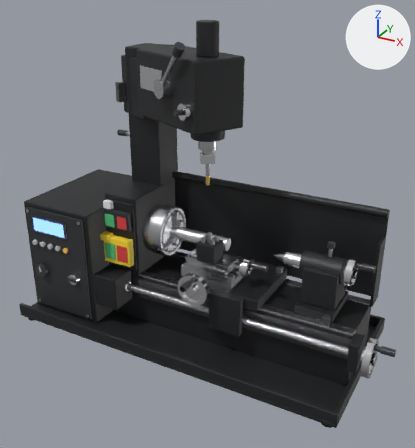
Before and after pictures for a commit that changed the glTF model 车钻铣三合一机床/blender/out/ct125e.glb.
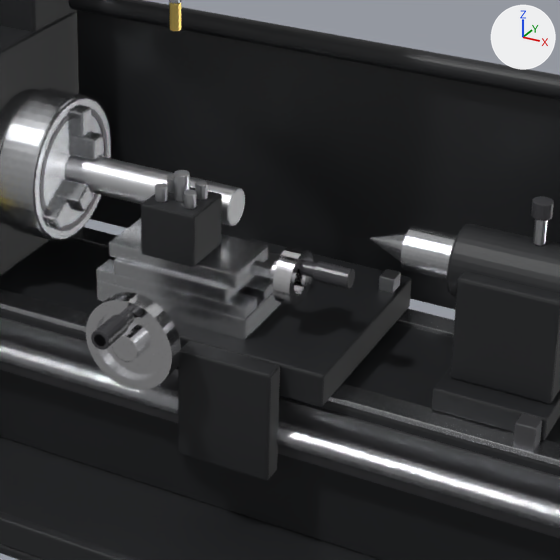
There are two pictures of each version: one whole from a 50 mm lens placed at (0.465, -0.708, 0.543), pointed at (0.088, -0.022, 0.2), one close up on the part from 36% to 81% of the width and 39% to 81% of the height. The axes (+X, +Y, +Z) are drawn at upper right. The lights are the same throughout. The first two pictures are the older version. Where no turn or scale is listed for an object, it has been applied to the vertices.

The scene before the commit, as lines of its bpy script (objects in view):
```python
me_apron = bpy.data.meshes.new('Apron')
me_apron.from_pydata(...)  # 56 vertices, 108 faces; spans x -0.025..0.025, y -0.006..0.006, z -0.03..0.03
me_apron.materials.append(mat_m_castblack)  # black #1f2123
me_saddle = bpy.data.meshes.new('Saddle')
me_saddle.from_pydata(...)  # 56 vertices, 108 faces; spans x -0.0475..0.0475, y -0.057..0.057, z -0.009..0.009
me_saddle.materials.append(mat_m_castblack)  # black #1f2123
me_saddle_lock = bpy.data.meshes.new('Saddle_Lock')
me_saddle_lock.from_pydata(...)  # 56 vertices, 108 faces; spans x -0.004..0.004, y -0.005..0.005, z -0.004..0.004
me_saddle_lock.materials.append(mat_m_screwsteel)  # light grey #c4c5c8
me_topslide_base = bpy.data.meshes.new('TopSlide_Base')
me_topslide_base.from_pydata(...)  # 56 vertices, 108 faces; spans x -0.032..0.032, y -0.02..0.02, z -0.004..0.004
me_topslide_base.materials.append(mat_m_groundsteel)  # light grey #cbcdd0
ob_apron = bpy.data.objects.new('Apron', me_apron)
ob_apron.location = (0.143, -0.068, 0.088)
ob_saddle = bpy.data.objects.new('Saddle', me_saddle)
ob_saddle.location = (0.1425, -0.005, 0.109)
ob_saddle_lock = bpy.data.objects.new('Saddle_Lock', me_saddle_lock)
ob_saddle_lock.location = (0.184, 0.035, 0.122)
ob_topslide_base = bpy.data.objects.new('TopSlide_Base', me_topslide_base)
ob_topslide_base.location = (0.1, -0.03, 0.14)
# also in view: 'Guard_Back' at (0.155, 0.062, 0.168); 'Bed_WayF' at (0.151, -0.043, 0.098); 'Tail_Quill' at (0.222, 0.0, 0.163); 'Tail_Body' at (0.265, 0.0, 0.139); 'Guard_Roll' at (0.155, 0.058, 0.236)
```
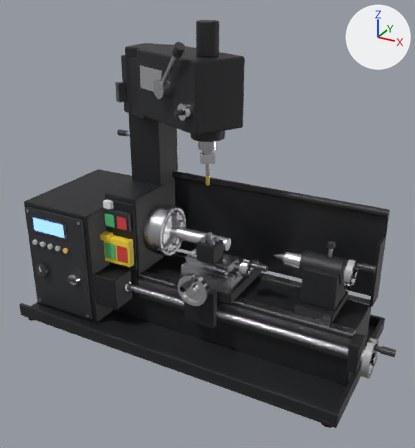
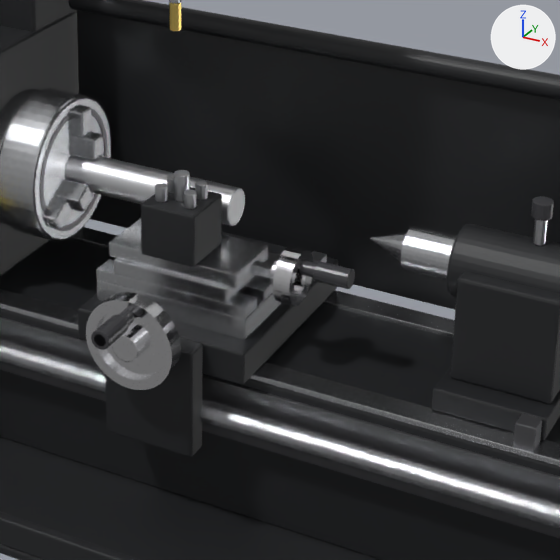
Location of each change, [x1, y1, x2, y2] in pixels of the close-ups (560 x 560 px):
```json
{"object": "Saddle", "change": "moved", "before": [172, 239, 411, 407], "after": [78, 231, 338, 385]}
{"object": "Apron", "change": "moved", "before": [178, 341, 280, 481], "after": [105, 338, 203, 457]}
{"object": "Saddle_Lock", "change": "moved", "before": [379, 269, 401, 293], "after": [312, 251, 327, 263]}
```

Scene script edits in JSON lines:
```json
{"op": "set", "path": "ob_apron.location", "old": "(0.143, -0.068, 0.088)", "new": "(0.101, -0.068, 0.088)"}
{"op": "set", "path": "ob_saddle.location", "old": "(0.1425, -0.005, 0.109)", "new": "(0.1005, -0.005, 0.109)"}
{"op": "set", "path": "ob_saddle_lock.location", "old": "(0.184, 0.035, 0.122)", "new": "(0.142, 0.035, 0.122)"}
```
